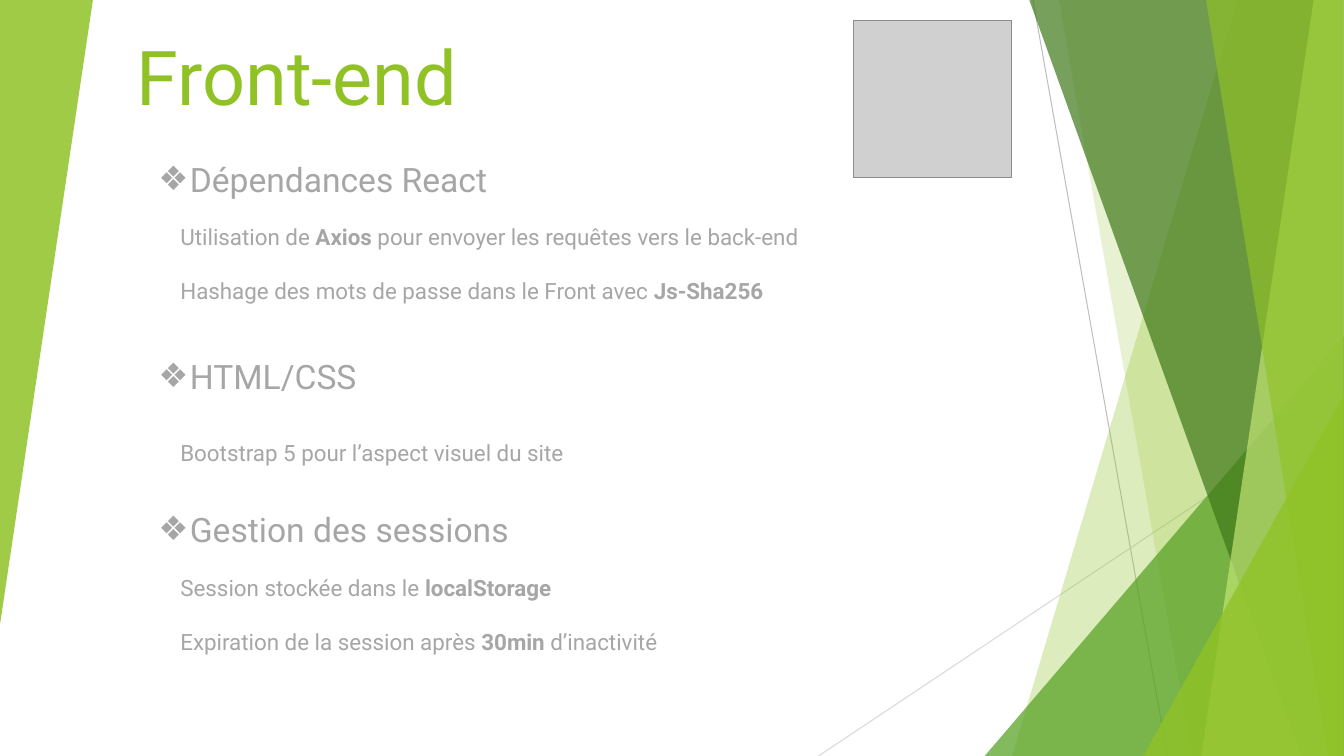
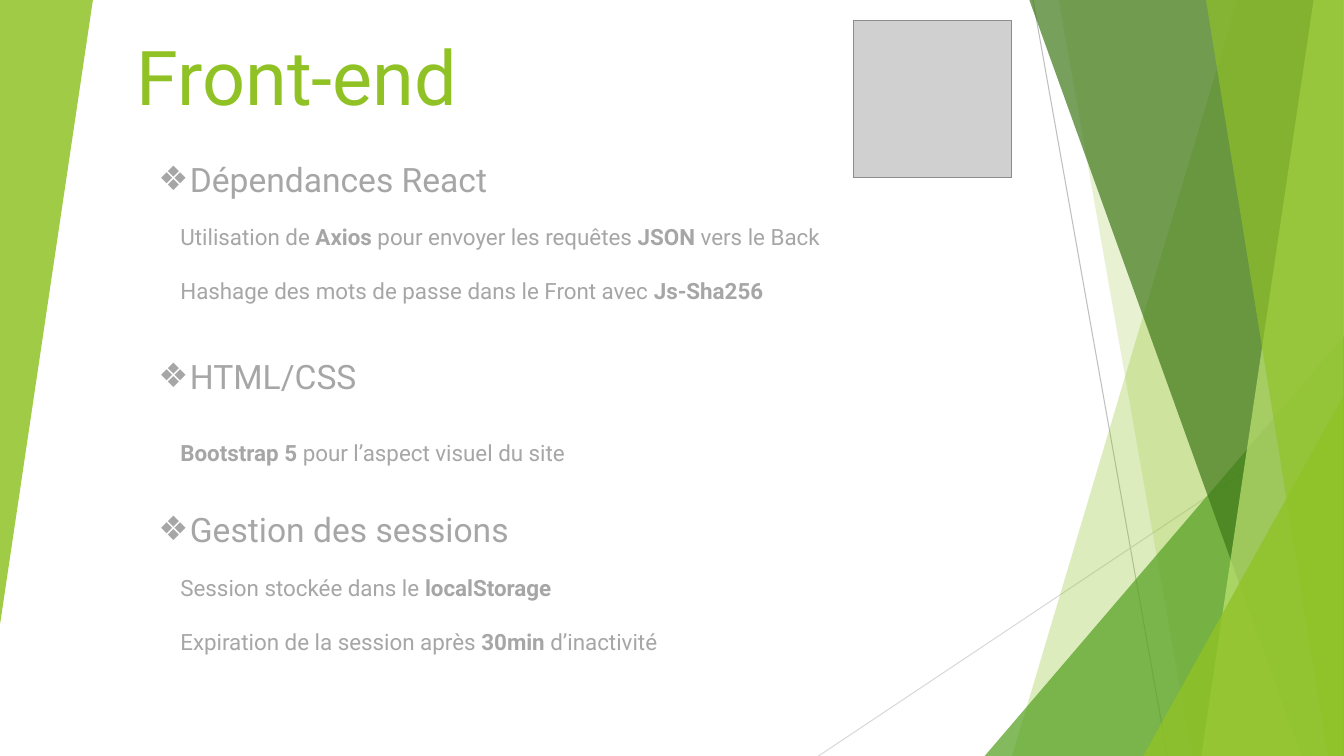
Before and after one commit to Sneak-ySnake/ProjetReseauSocialPro---Projet-fil-rouge, a slide deck: slide 10 of Presentation/PresentationTender.pptx (slide 9 before the commit). Drawn at 1344x756 pixels with LibreOffice and Linux fonts; fonts in the diff are those of the drawing; grey boxes stand for pictures. Boxes give left, top, right and bottom in pixels: in the first picture for what was removed or moved away, otherwise in the second. Text is boxed around its words. In the diff, an @@ line names an element or a change of style, - is before the commit and + after.

```diff
--- a/Presentation/PresentationTender.pptx
+++ b/Presentation/PresentationTender.pptx
@@ text at (180,228,820,250): text changed @@
-Utilisation de Axios pour envoyer les requêtes vers le back-end
+Utilisation de Axios pour envoyer les requêtes JSON vers le Back
@@ text "Bootstrap 5 pour l’aspect visuel ..." at (180,444,565,466): bold on in "Bootstrap 5" @@
```
Also in this commit, not shown: 1 other slide changed, 3 slides added, 1 slide removed.
